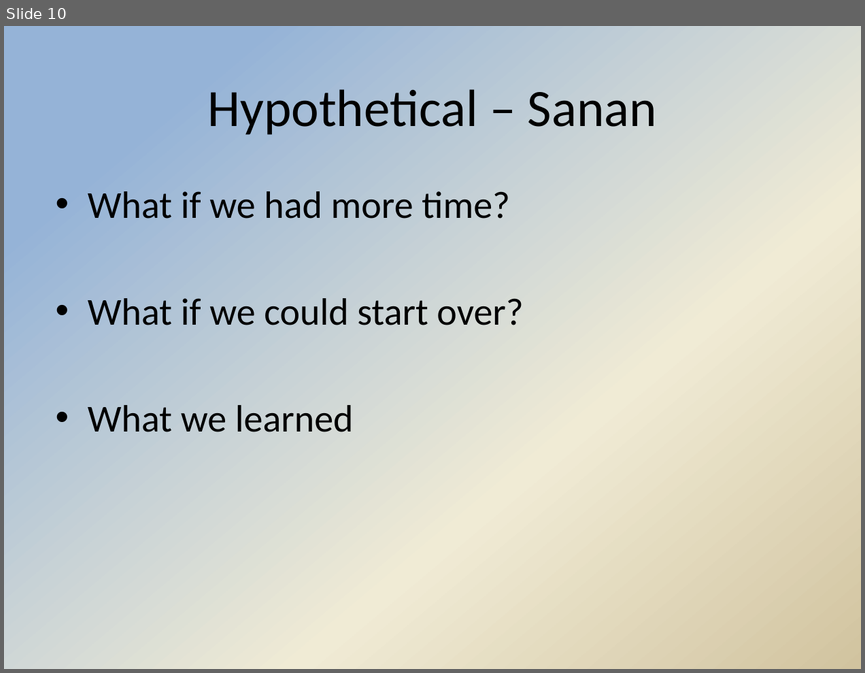
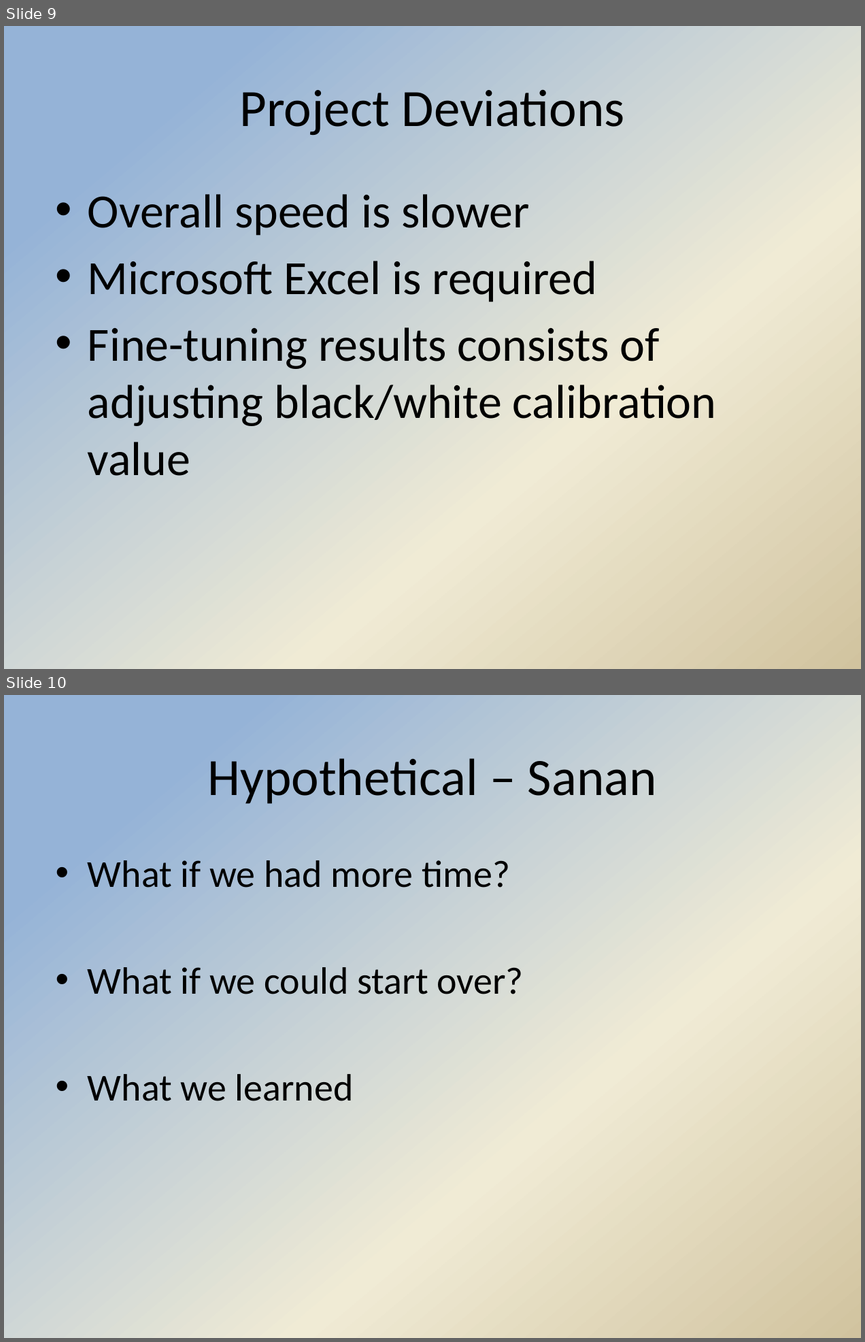
Before and after one commit to Hdtran89/ImageProcessing, a slide deck: A Team Documents/Final presentation.pptx. Shown one above the other, each under a label of ours: slide 10 before the commit, slides 9 and 10 after it. The pictures are 865x673 and 865x1342 pixels, drawn with LibreOffice and Linux fonts; fonts in the diff are those of the drawing; background and template pictures are left out. Boxes give left, top, right and bottom in pixels: in the first picture for what was removed or moved away, otherwise in the second. Text is boxed around its words. In the diff, an @@ line names an element or a change of style, - is before the commit and + after.

```diff
--- a/A Team Documents/Final presentation.pptx
+++ b/A Team Documents/Final presentation.pptx
@@ slide 9 added at [4,26,861,669], background gradient #95B3D7 to #F0EBD5 to #D1C39F @@
@@ title added at [239,89,625,135], 44 pt, text #000000 @@
+Project Deviations
@@ text added at [88,194,717,475], 40 pt, text #000000 @@
+• Overall speed is slower
+• Microsoft Excel is required
+• Fine-tuning results consists of adjusting black/white calibration value
```
Also in this commit, not shown: 2 slides changed, 4 other slides added, 5 slides removed.
